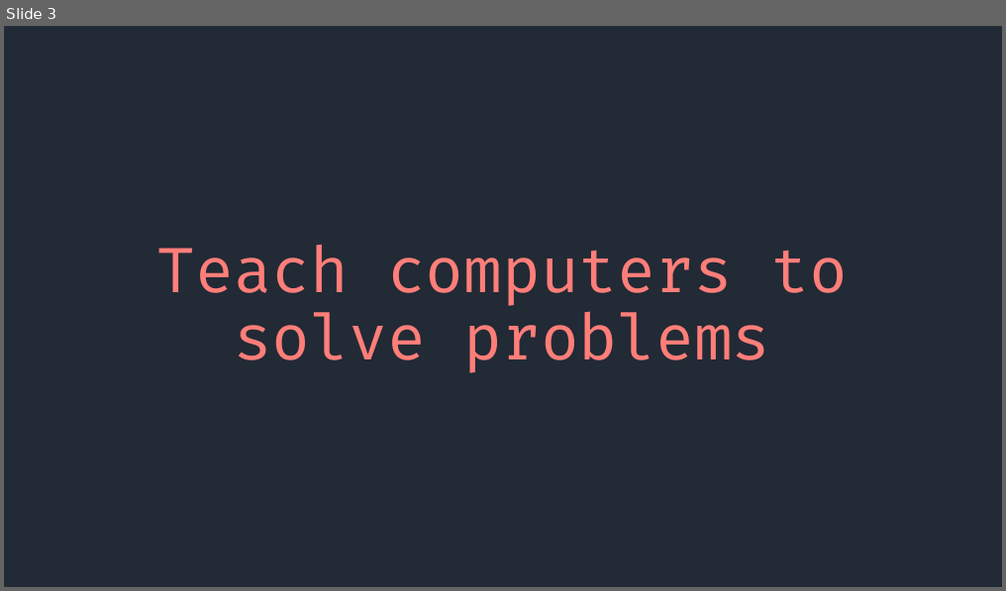
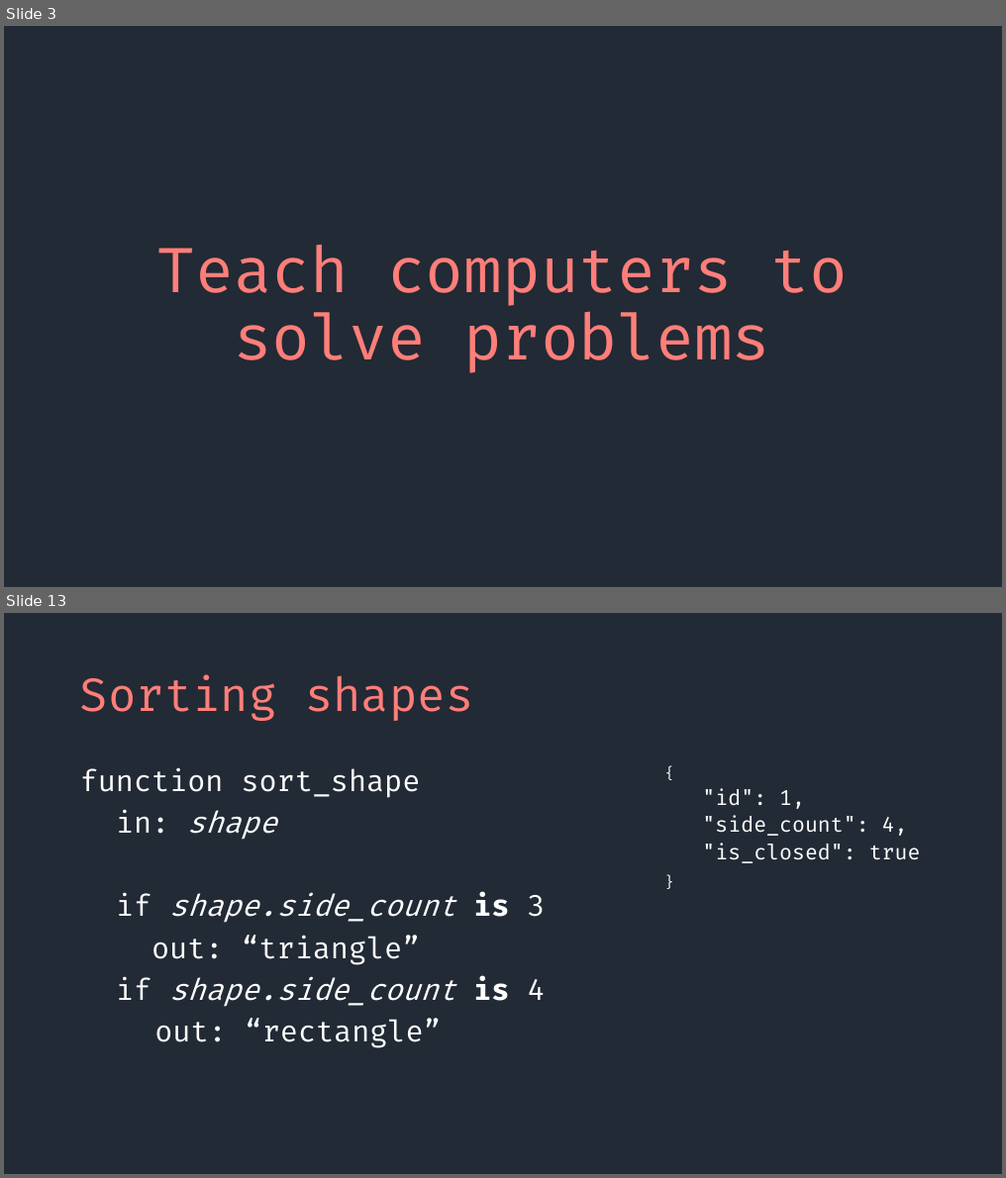
Before and after one commit to SeanMcP/college-career-day, a slide deck: presentation.pptx. Shown one above the other, each under a label of ours: slide 3 before the commit, slides 3 and 13 after it; the slides between them are not shown. The pictures are 1006x591 and 1006x1178 pixels, drawn with LibreOffice and Linux fonts; fonts in the diff are those of the drawing. Boxes give left, top, right and bottom in pixels: in the first picture for what was removed or moved away, otherwise in the second. Text is boxed around its words. In the diff, an @@ line names an element or a change of style, - is before the commit and + after.

Commit message:
Add slides

```diff
--- a/presentation.pptx
+++ b/presentation.pptx
@@ slide 13 added at (x1=4, y1=613, x2=1002, y2=1174), background #222A35 @@
@@ title added at (x1=80, y1=674, x2=473, y2=721), 44 pt, text #FF7E79 @@
+Sorting shapes
@@ text added at (x1=80, y1=767, x2=545, y2=1049), 28 pt, text #FFFFFF @@
+function sort_shape
+in: shape
+if shape.side_count is 3
+out: “triangle”
+if shape.side_count is 4
+out: “rectangle”
@@ text added at (x1=702, y1=788, x2=921, y2=863), 20 pt, text #FFFFFF @@
+{
+  "id": 1,
+  "side_count": 4,
+  "is_closed": true
+}
```
Also in this commit, not shown: 9 other slides added, 1 other file.
